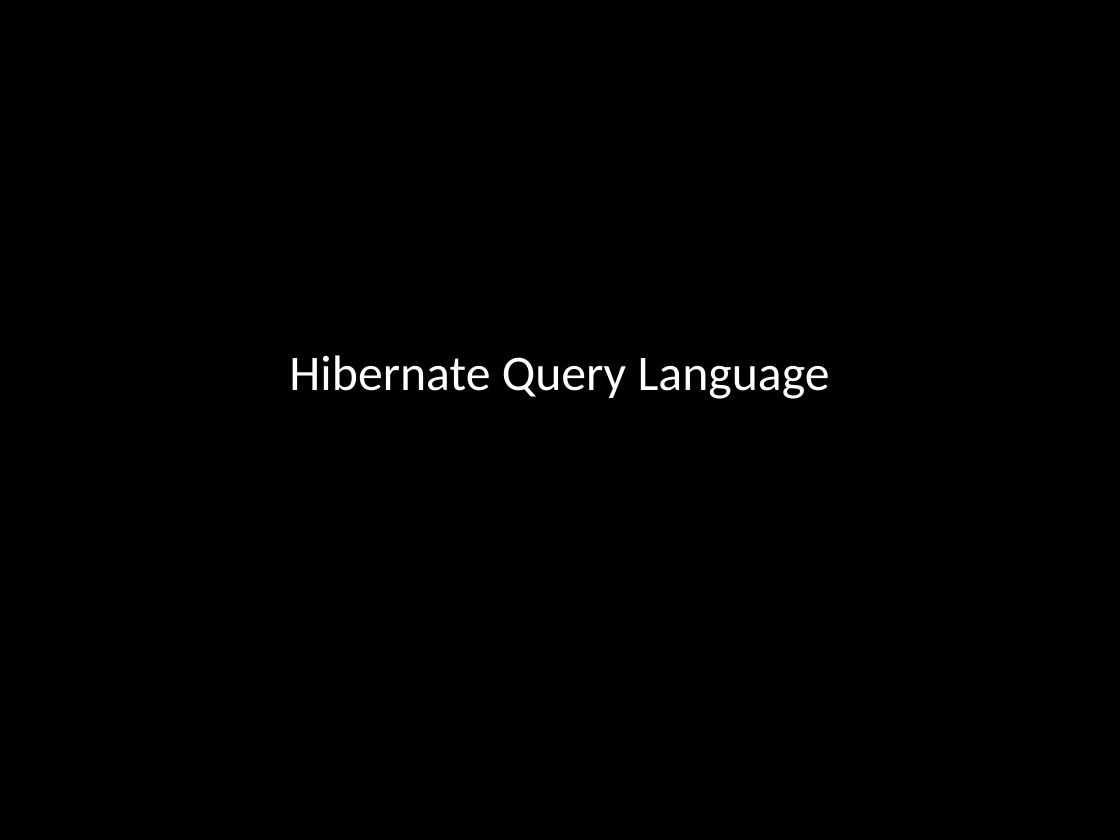
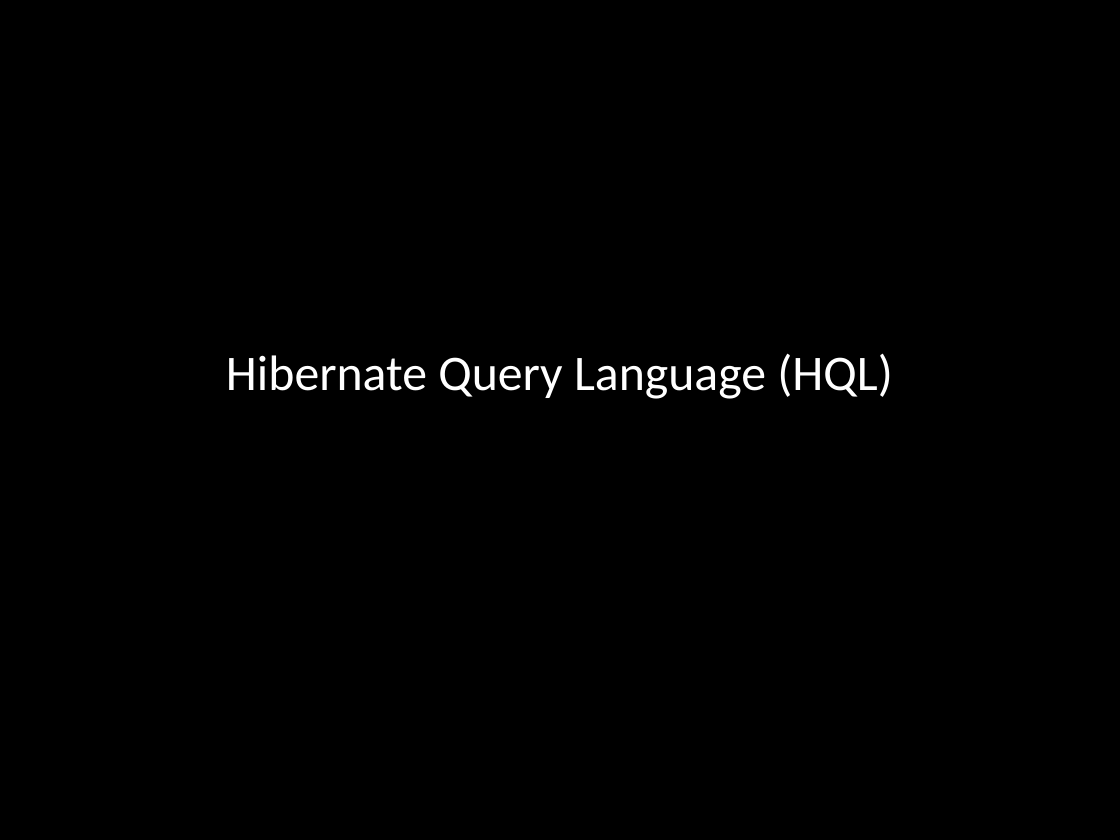
Before and after one commit to michelgrootjans/qwars, a slide deck: slide 36 of doc/NHibernate.pptx (slide 42 before the commit). Drawn at 1120x840 pixels with LibreOffice and Linux fonts; fonts in the diff are those of the drawing. Boxes give left, top, right and bottom in pixels: in the first picture for what was removed or moved away, otherwise in the second. Text is boxed around its words. In the diff, an @@ line names an element or a change of style, - is before the commit and + after.

```diff
--- a/doc/NHibernate.pptx
+++ b/doc/NHibernate.pptx
@@ text at (226, 353, 893, 399): text changed @@
-Hibernate Query Language
+Hibernate Query Language (HQL)
```
Also in this commit, not shown: 16 slides removed, 37 other files.
